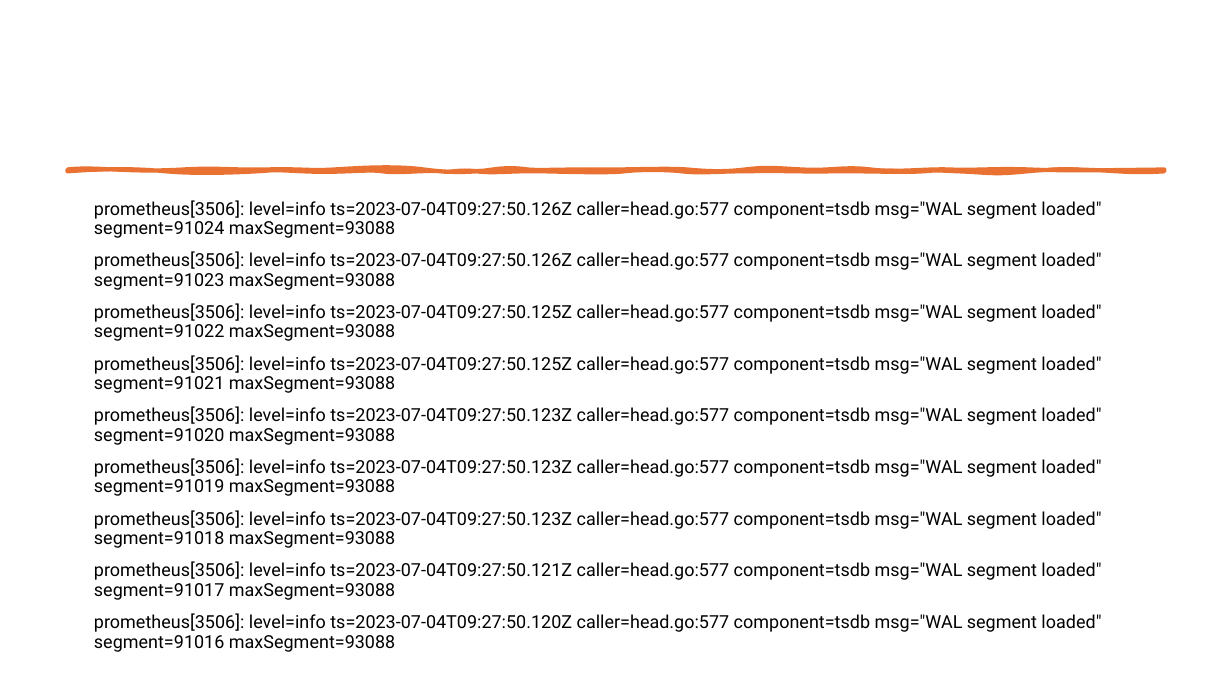
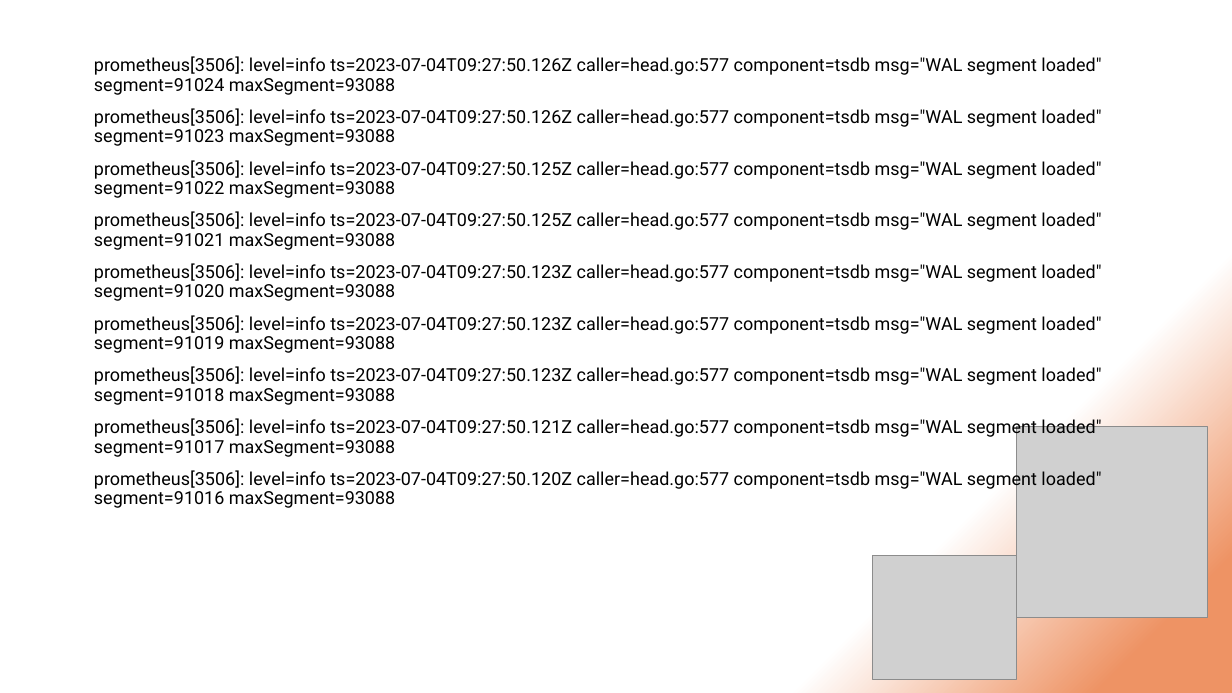
Before and after one commit to DStefanow/victoriametrics-poc, a slide deck: slide 16 of presentation-content/migrating-from-prometheus-to-vm.pptx. Drawn at 1232x693 pixels with LibreOffice and Linux fonts; fonts in the diff are those of the drawing; grey boxes stand for pictures. Boxes give left, top, right and bottom in pixels: in the first picture for what was removed or moved away, otherwise in the second. Text is boxed around its words. In the diff, an @@ line names an element or a change of style, - is before the commit and + after.

Commit message:
Change background for presentation

```diff
--- a/presentation-content/migrating-from-prometheus-to-vm.pptx
+++ b/presentation-content/migrating-from-prometheus-to-vm.pptx
@@ background #FFFFFF to gradient #FFFFFF to #EE9364 @@
@@ text "prometheus[3506]: level=info ts=2023-07-04T09:27:50.126Z cal ..." moved from (x1=94, y1=200, x2=1101, y2=632) to (x1=94, y1=56, x2=1101, y2=490) @@
@@ freeform shape removed at (x1=67, y1=169, x2=1165, y2=171) @@
@@ picture added at (x1=1017, y1=427, x2=1208, y2=618) @@
@@ picture added at (x1=872, y1=555, x2=1017, y2=679) @@
```
Also in this commit, not shown: 46 other slides changed, 3 slides added, 3 slides removed.
